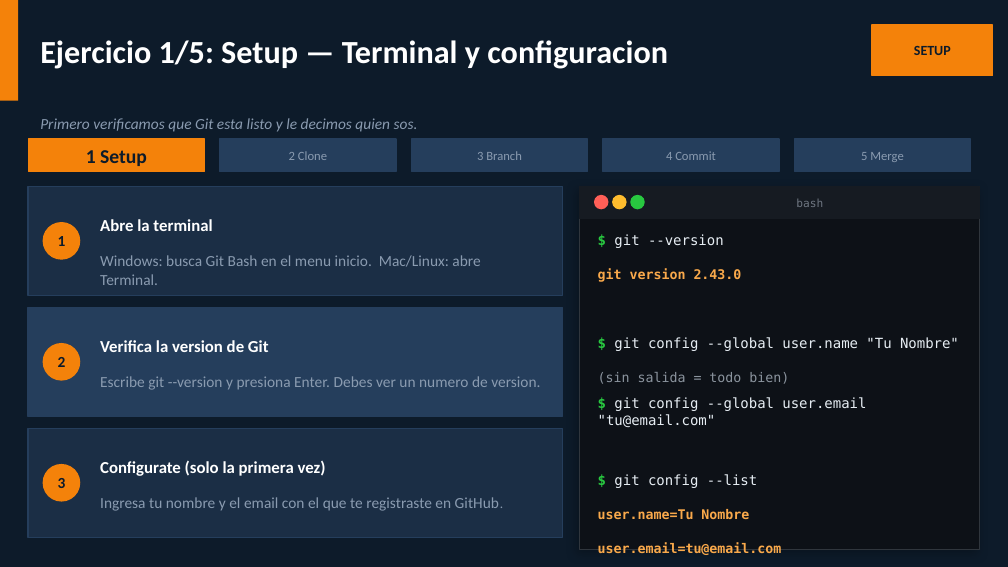
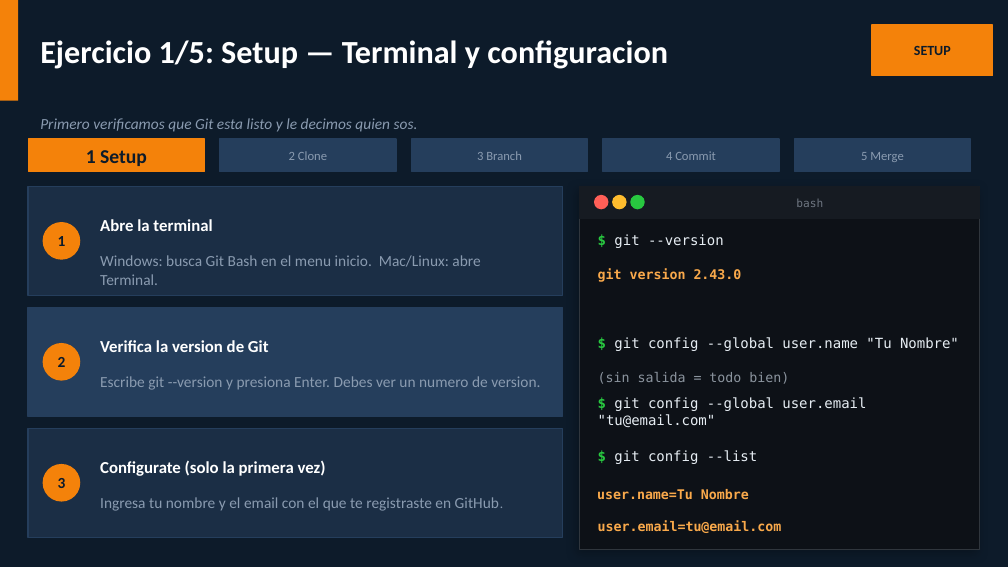
Before and after one commit to jqvargas/Clase_CCGUC, a slide deck: slide 10 of github_clase_CCGUC.pptx. Drawn at 1008x567 pixels with LibreOffice and Linux fonts; fonts in the diff are those of the drawing. Boxes give left, top, right and bottom in pixels: in the first picture for what was removed or moved away, otherwise in the second. Text is boxed around its words. In the diff, an @@ line names an element or a change of style, - is before the commit and + after.

```diff
--- a/github_clase_CCGUC.pptx
+++ b/github_clase_CCGUC.pptx
@@ text "$ git config --list": place and size @@
-text "$ git config --list" at bbox=[614, 474, 757, 488]
+text "$ git config --list" at bbox=[614, 450, 757, 464]
@@ text "user.name=Tu Nombre": place and size @@
-text "user.name=Tu Nombre" at bbox=[598, 509, 749, 519]
+text "user.name=Tu Nombre" at bbox=[597, 489, 749, 499]
@@ text "user.email=tu@email.com": place and size @@
-text "user.email=tu@email.com" at bbox=[598, 542, 782, 555]
+text "user.email=tu@email.com" at bbox=[598, 520, 782, 533]
```
Also in this commit, not shown: 3 other slides changed.
